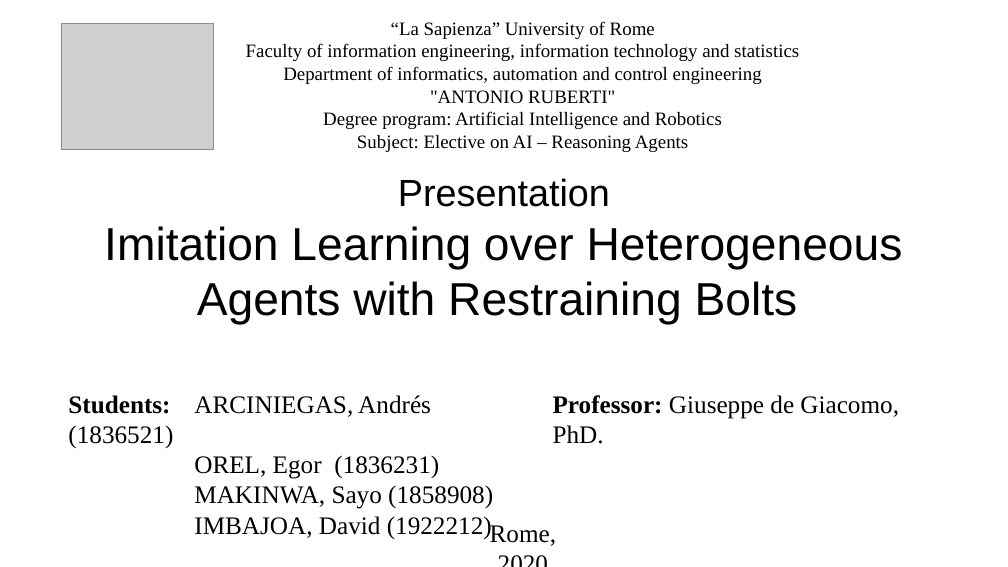
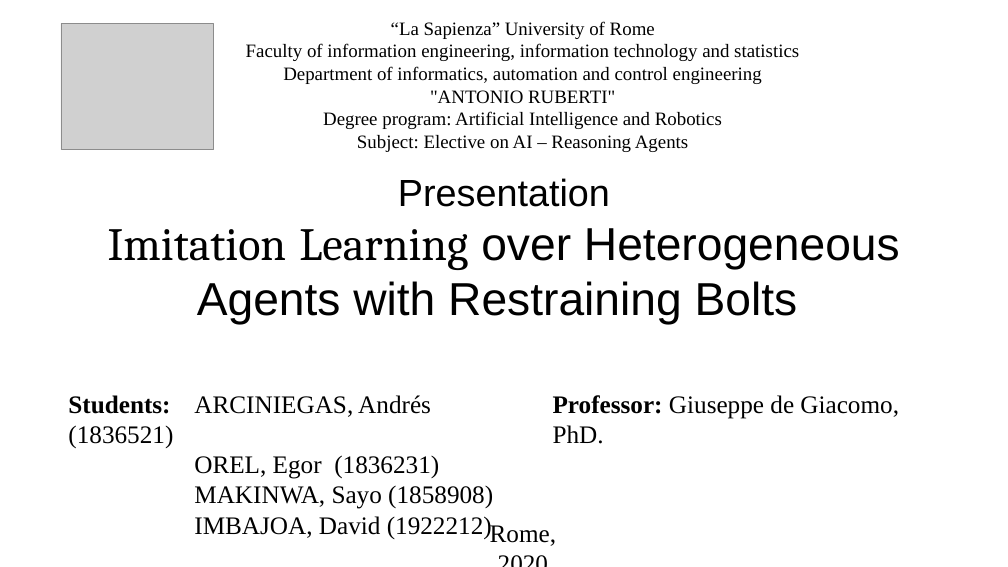
Before and after one commit to ArciAndres/ImitationLearningRestrainedBolts, a slide deck: slide 1 of ImitationLearningRB_Presentation.pptx. Drawn at 1008x567 pixels with LibreOffice and Linux fonts; fonts in the diff are those of the drawing; grey boxes stand for pictures. Boxes give left, top, right and bottom in pixels: in the first picture for what was removed or moved away, otherwise in the second. Text is boxed around its words. In the diff, an @@ line names an element or a change of style, - is before the commit and + after.

```diff
--- a/ImitationLearningRB_Presentation.pptx
+++ b/ImitationLearningRB_Presentation.pptx
@@ text at bbox=[108, 228, 900, 325]: font Arial to Cambria in "Imitation Learning" @@
```
Also in this commit, not shown: 2 other slides changed, 2 other files.
